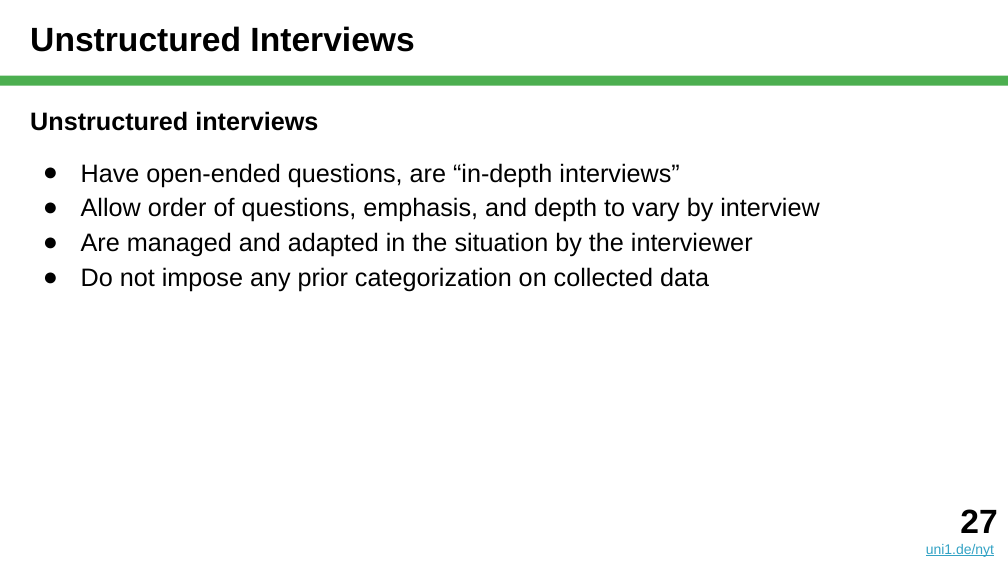
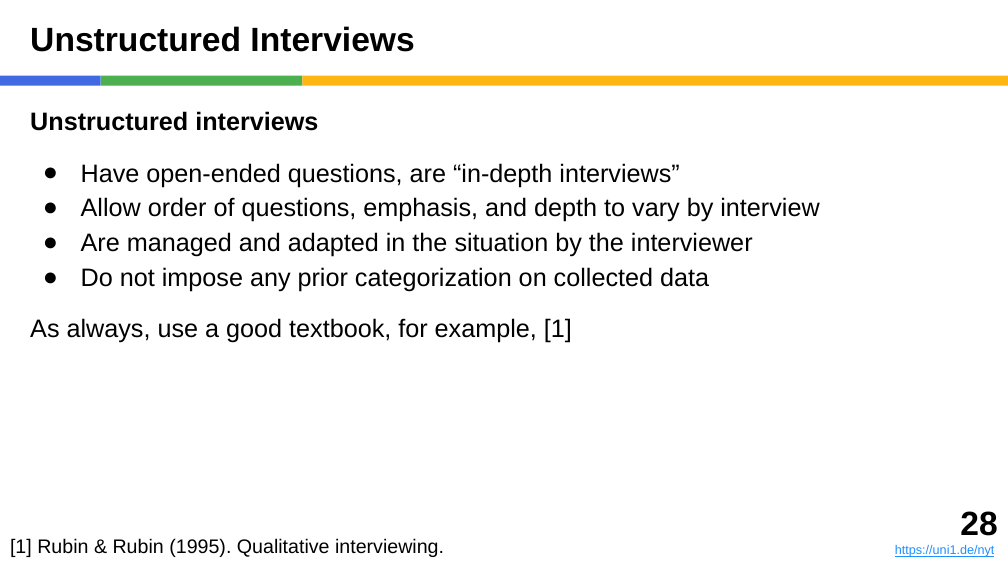
Before and after one commit to dirkriehle/nyt-course, a slide deck: slide 28 of Lecture slides/NYT C03 - Qualitative Surveys.pptx (slide 27 before the commit). Drawn at 1008x567 pixels with LibreOffice and Linux fonts; fonts in the diff are those of the drawing. Boxes give left, top, right and bottom in pixels: in the first picture for what was removed or moved away, otherwise in the second. Text is boxed around its words. In the diff, an @@ line names an element or a change of style, - is before the commit and + after.

```diff
--- a/Lecture slides/NYT C03 - Qualitative Surveys.pptx
+++ b/Lecture slides/NYT C03 - Qualitative Surveys.pptx
@@ rectangle added at [0, 76, 101, 86], fill #4169E1 @@
@@ rectangle added at [101, 76, 302, 86], fill #4CAF50 @@
@@ rectangle: place and size @@
-rectangle at [0, 76, 1008, 86]
+rectangle at [302, 76, 1008, 86]
@@ rectangle at [302, 76, 1008, 86]: fill #4CAF50 to #FEB612 @@
@@ text at [30, 318, 572, 343]: paragraph added @@
+As always, use a good textbook, for example, [1]
@@ text added at [10, 538, 444, 557], 14 pt, text #000000 @@
+[1] Rubin & Rubin (1995). Qualitative interviewing.
@@ text at [895, 511, 997, 557]: text changed; size 10 to 9 pt; text colour #34A3C5 to #1E90FF @@
-27
-uni1.de/nyt
+28
+https://uni1.de/nyt
```
Also in this commit, not shown: 48 other slides changed, 1 slide added, 3 other files.
